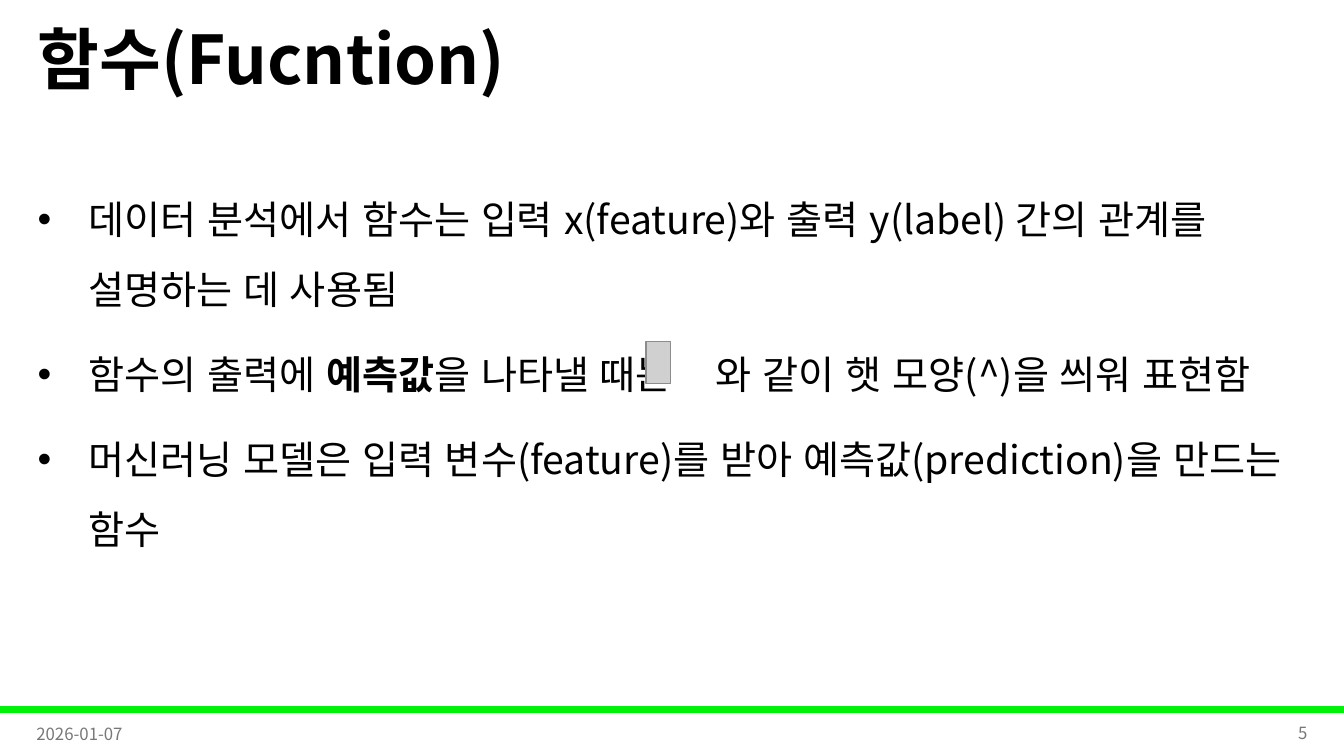
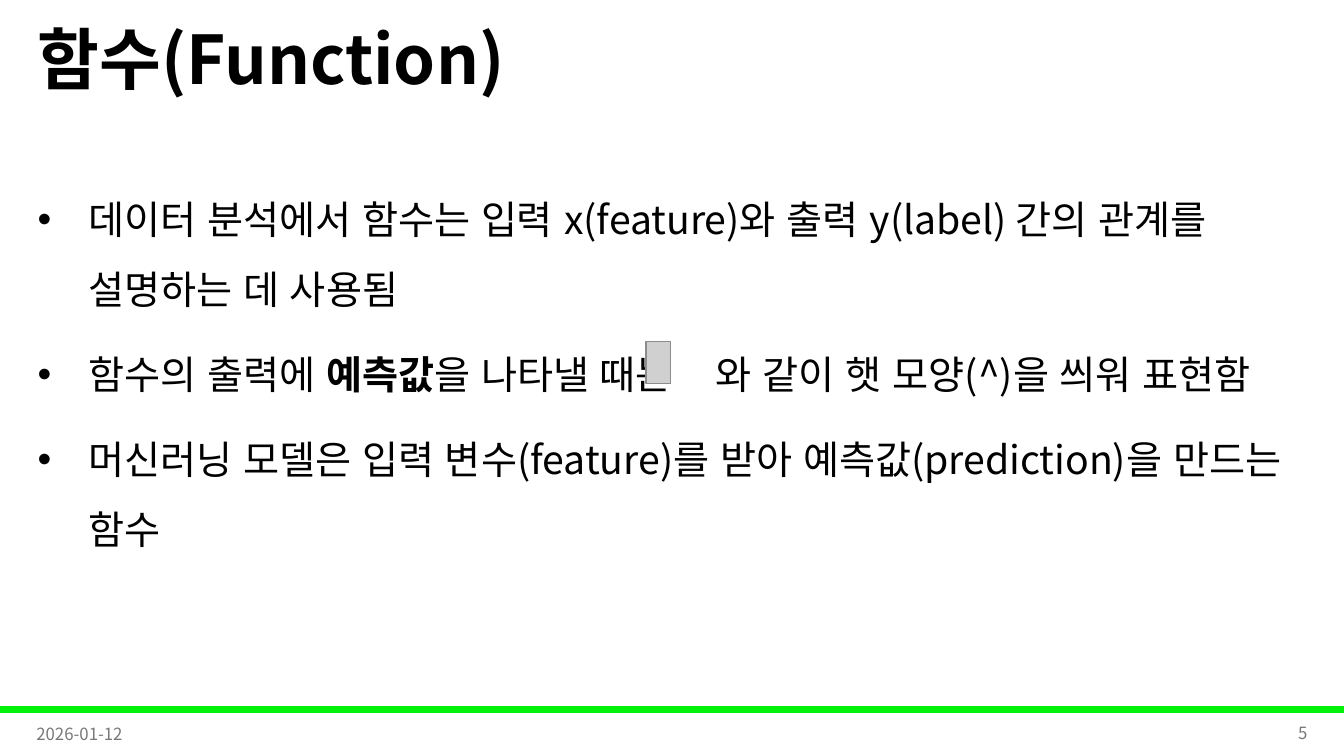
Before and after one commit to Leader-Lesson/KDT_RE_5th, a slide deck: slide 5 of material/5_AI/02_AI 학습을 위한 기초 수학.pptx. Drawn at 1344x756 pixels with LibreOffice and Linux fonts; fonts in the diff are those of the drawing; grey boxes stand for pictures; background and template pictures are left out. Boxes give left, top, right and bottom in pixels: in the first picture for what was removed or moved away, otherwise in the second. Text is boxed around its words. In the diff, an @@ line names an element or a change of style, - is before the commit and + after.

```diff
--- a/material/5_AI/02_AI 학습을 위한 기초 수학.pptx
+++ b/material/5_AI/02_AI 학습을 위한 기초 수학.pptx
@@ title at (38, 27, 505, 98): text changed @@
-함수(Fucntion)
+함수(Function)
@@ text at (36, 727, 122, 740): text changed @@
-2026-01-07
+2026-01-12
```
Also in this commit, not shown: 9 other slides changed, 2 other files.
